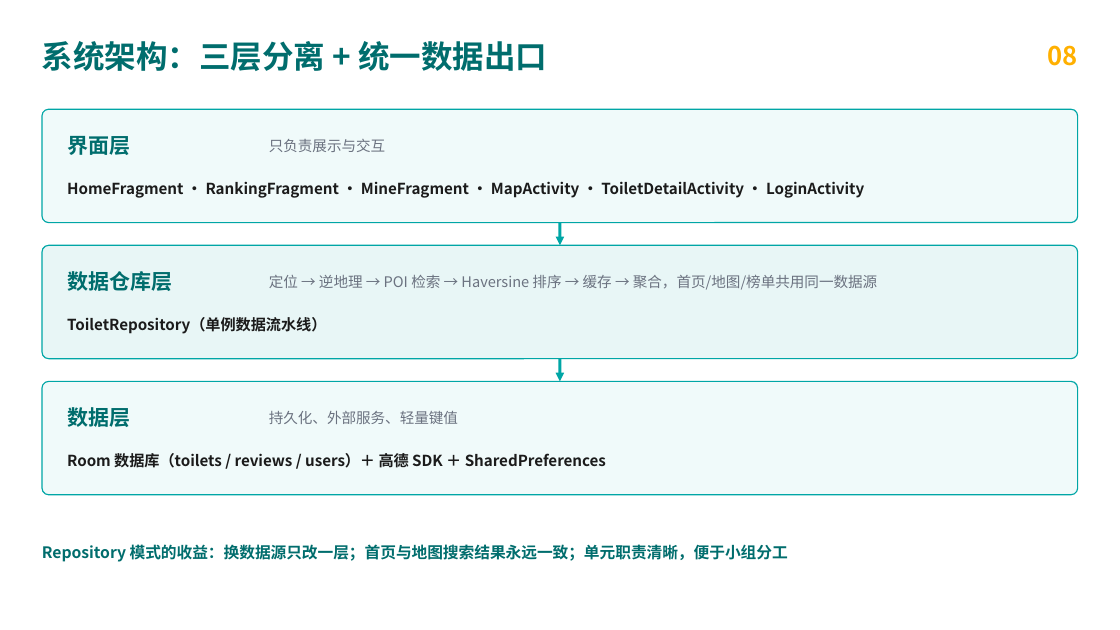
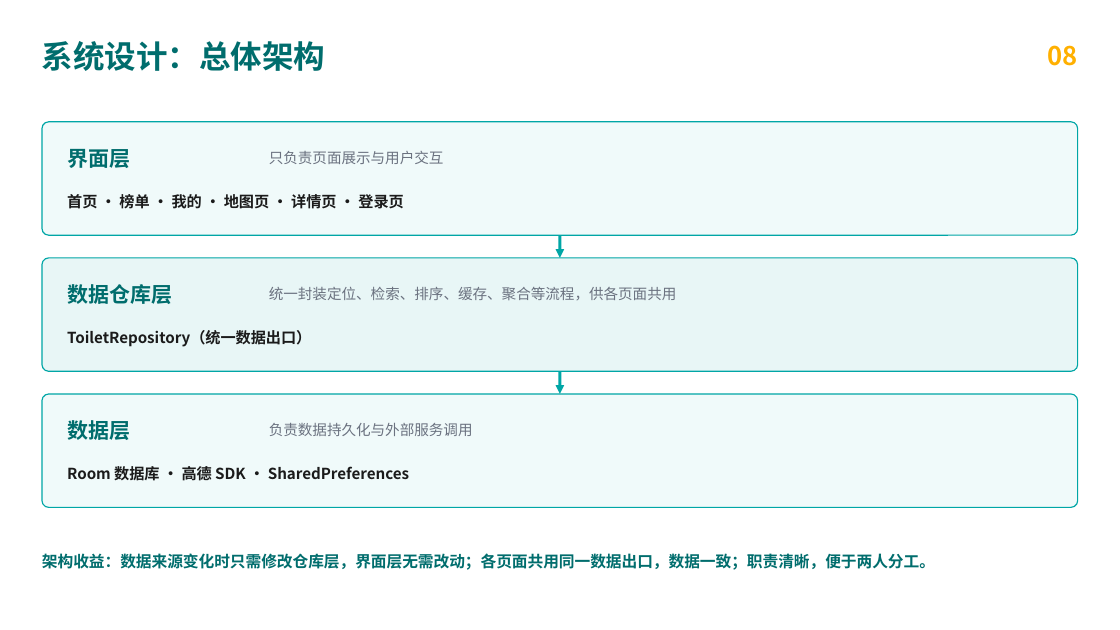
Before and after one commit to HeiCat233/lalmore, a slide deck: slide 8 of deliverables/期中开题汇报-附近厕所.pptx. Drawn at 1120x630 pixels with LibreOffice and Linux fonts; fonts in the diff are those of the drawing. Boxes give left, top, right and bottom in pixels: in the first picture for what was removed or moved away, otherwise in the second. Text is boxed around its words. In the diff, an @@ line names an element or a change of style, - is before the commit and + after.

```diff
--- a/deliverables/期中开题汇报-附近厕所.pptx
+++ b/deliverables/期中开题汇报-附近厕所.pptx
@@ text at box(42, 41, 326, 71): text changed @@
-系统架构：三层分离 + 统一数据出口
+系统设计：总体架构
@@ text at box(269, 151, 444, 164): text changed @@
-只负责展示与交互
+只负责页面展示与用户交互
@@ text at box(67, 194, 403, 209): text changed @@
-HomeFragment · RankingFragment · MineFragment · MapActivity · ToiletDetailActivity · LoginActivity
+首页 · 榜单 · 我的 · 地图页 · 详情页 · 登录页
@@ text at box(269, 287, 677, 300): text changed @@
-定位 → 逆地理 → POI 检索 → Haversine 排序 → 缓存 → 聚合，首页/地图/榜单共用同一数据源
+统一封装定位、检索、排序、缓存、聚合等流程，供各页面共用
@@ text at box(67, 330, 311, 347): text changed @@
-ToiletRepository（单例数据流水线）
+ToiletRepository（统一数据出口）
@@ 2 arrows, 1 text: place and size @@
-2 arrows, 1 text at box(67, 223, 560, 430)
+2 arrows, 1 text at box(67, 235, 560, 443)
@@ 3 rounded rectangles, 2 texts: place and size @@
-3 rounded rectangles, 2 texts at box(42, 109, 1078, 495)
+3 rounded rectangles, 2 texts at box(42, 122, 1078, 507)
@@ text at box(269, 423, 473, 436): text changed @@
-持久化、外部服务、轻量键值
+负责数据持久化与外部服务调用
@@ text at box(67, 464, 409, 484): text changed @@
-Room 数据库（toilets / reviews / users）＋ 高德 SDK ＋ SharedPreferences
+Room 数据库 · 高德 SDK · SharedPreferences
@@ text at box(42, 553, 935, 570): text changed @@
-Repository 模式的收益：换数据源只改一层；首页与地图搜索结果永远一致；单元职责清晰，便于小组分工
+架构收益：数据来源变化时只需修改仓库层，界面层无需改动；各页面共用同一数据出口，数据一致；职责清晰，便于两人分工。
```
Also in this commit, not shown: 3 other slides changed, 7 slides added, 10 slides removed, 5 other files.
